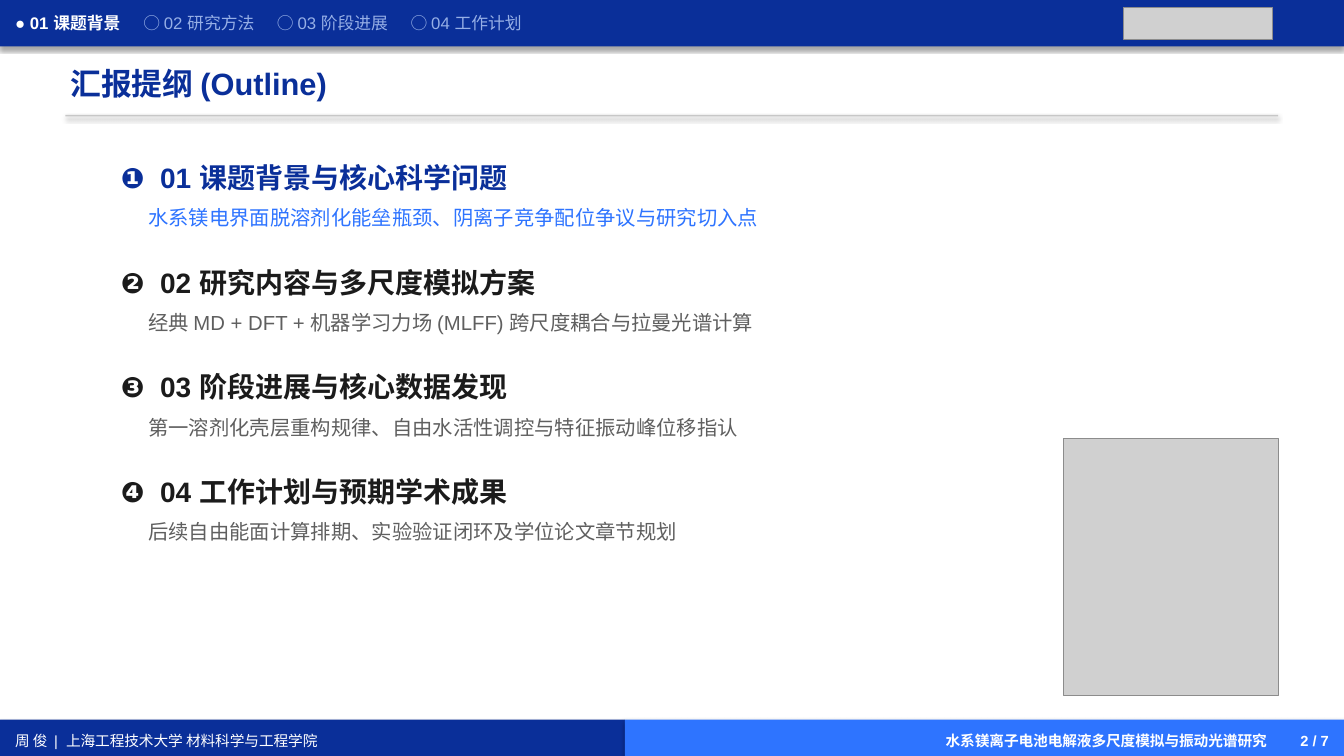
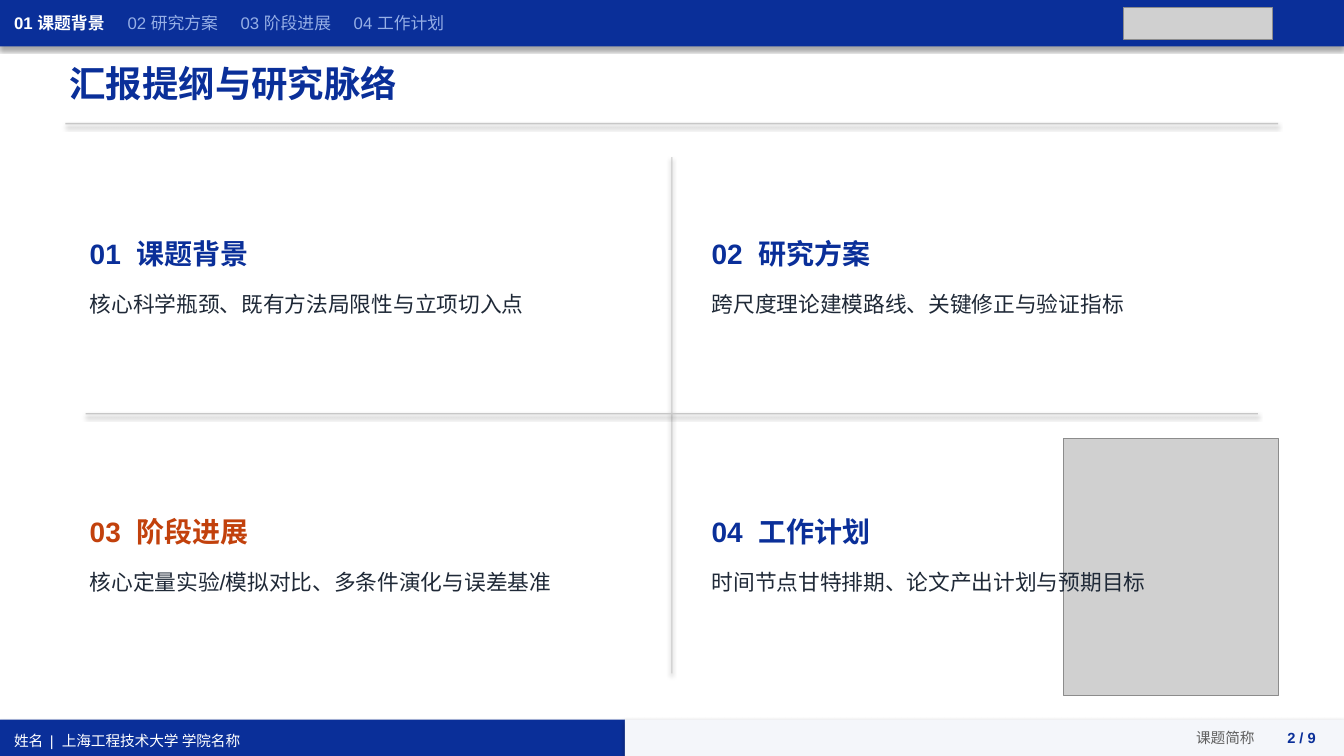
Before and after one commit to zhoujujn795/skills, a slide deck: slide 2 of pptx/assets/sues_2025_vi/SUES_2025_Academic_Template.pptx. Drawn at 1344x756 pixels with LibreOffice and Linux fonts; fonts in the diff are those of the drawing; grey boxes stand for pictures. Boxes give left, top, right and bottom in pixels: in the first picture for what was removed or moved away, otherwise in the second. Text is boxed around its words. In the diff, an @@ line names an element or a change of style, - is before the commit and + after.

```diff
--- a/pptx/assets/sues_2025_vi/SUES_2025_Academic_Template.pptx
+++ b/pptx/assets/sues_2025_vi/SUES_2025_Academic_Template.pptx
@@ text in rectangle at [14,12,444,34]: text changed @@
-● 01 课题背景 ○ 02 研究方法 ○ 03 阶段进展 ○ 04 工作计划
+01 课题背景 02 研究方案 03 阶段进展 04 工作计划
@@ text at [70,65,398,101]: text changed; size 22 to 26 pt @@
-汇报提纲 (Outline)
+汇报提纲与研究脉络
@@ rectangle: place and size @@
-rectangle at [66,115,1278,116]
+rectangle at [66,123,1278,124]
@@ text "01 课题背景" at [90,240,524,314]: vertical alignment top to middle @@
@@ rectangle added at [671,157,673,674], fill #C7C7C7 @@
@@ text at [90,240,524,314]: text changed; size 14.5 to 15.5 pt; text colour #5F5F5F to #1F2937 @@
-❶ 01 课题背景与核心科学问题
-水系镁电界面脱溶剂化能垒瓶颈、阴离子竞争配位争议与研究切入点
-❷ 02 研究内容与多尺度模拟方案
-经典 MD + DFT + 机器学习力场 (MLFF) 跨尺度耦合与拉曼光谱计算
-❸ 03 阶段进展与核心数据发现
-第一溶剂化壳层重构规律、自由水活性调控与特征振动峰位移指认
-❹ 04 工作计划与预期学术成果
-后续自由能面计算排期、实验验证闭环及学位论文章节规划
+01 课题背景
+核心科学瓶颈、既有方法局限性与立项切入点
@@ text added at [712,240,1124,314], 15.5 pt, text #1F2937 @@
+02 研究方案
+跨尺度理论建模路线、关键修正与验证指标
@@ rectangle added at [86,413,1258,414], fill #C7C7C7 @@
@@ text added at [90,518,551,592], 15.5 pt, text #1F2937 @@
+03 阶段进展
+核心定量实验/模拟对比、多条件演化与误差基准
@@ text added at [712,518,1146,596], 15.5 pt, text #1F2937 @@
+04 工作计划
+时间节点甘特排期、论文产出计划与预期目标
@@ text in rectangle at [14,733,240,747]: text changed @@
-周 俊 | 上海工程技术大学 材料科学与工程学院
+姓名 | 上海工程技术大学 学院名称
@@ rectangle "课题简称 2 / 9" at [625,720,1344,756]: fill #2E74FF to #F4F6FA @@
@@ text in rectangle at [1196,731,1316,744]: text changed; text colour #FFFFFF to #5F5F5F; bold off @@
-水系镁离子电池电解液多尺度模拟与振动光谱研究 2 / 7
+课题简称 2 / 9
```
Also in this commit, not shown: 2 other slides changed, 6 slides added, 4 slides removed, 8 other files.
